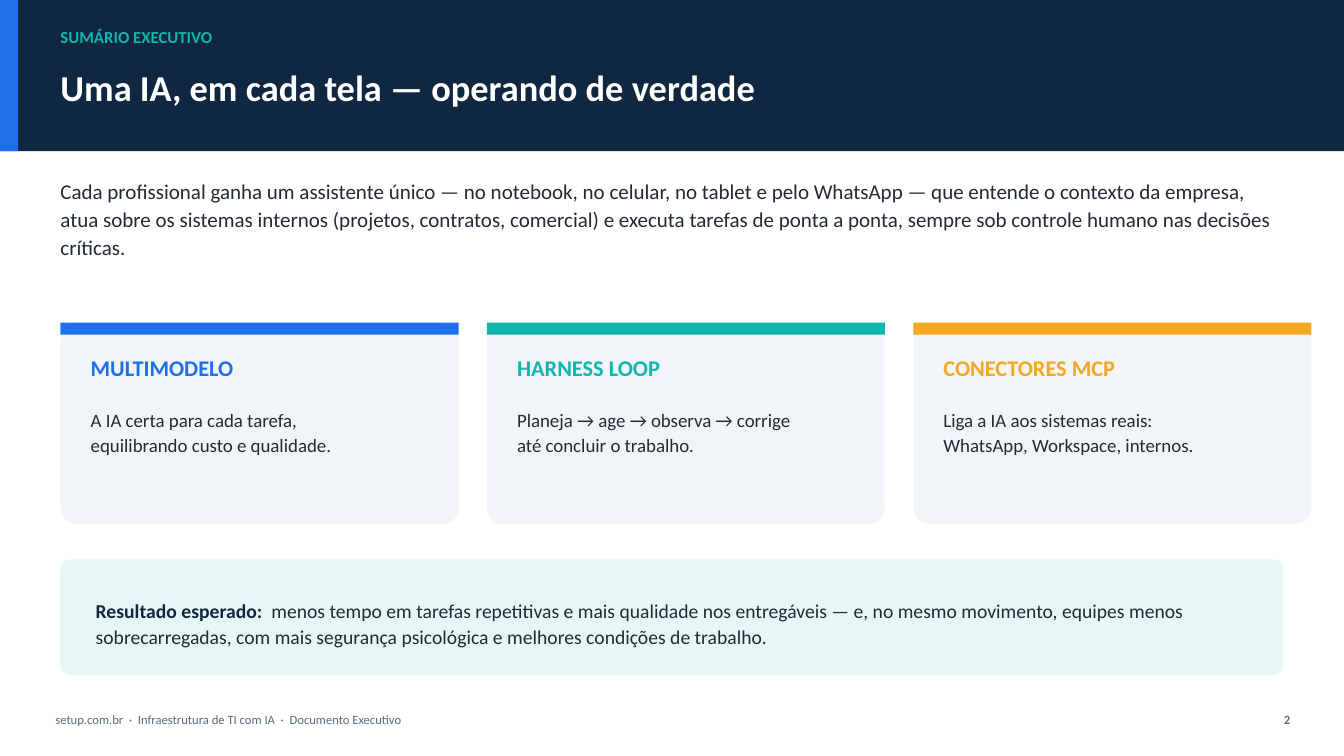
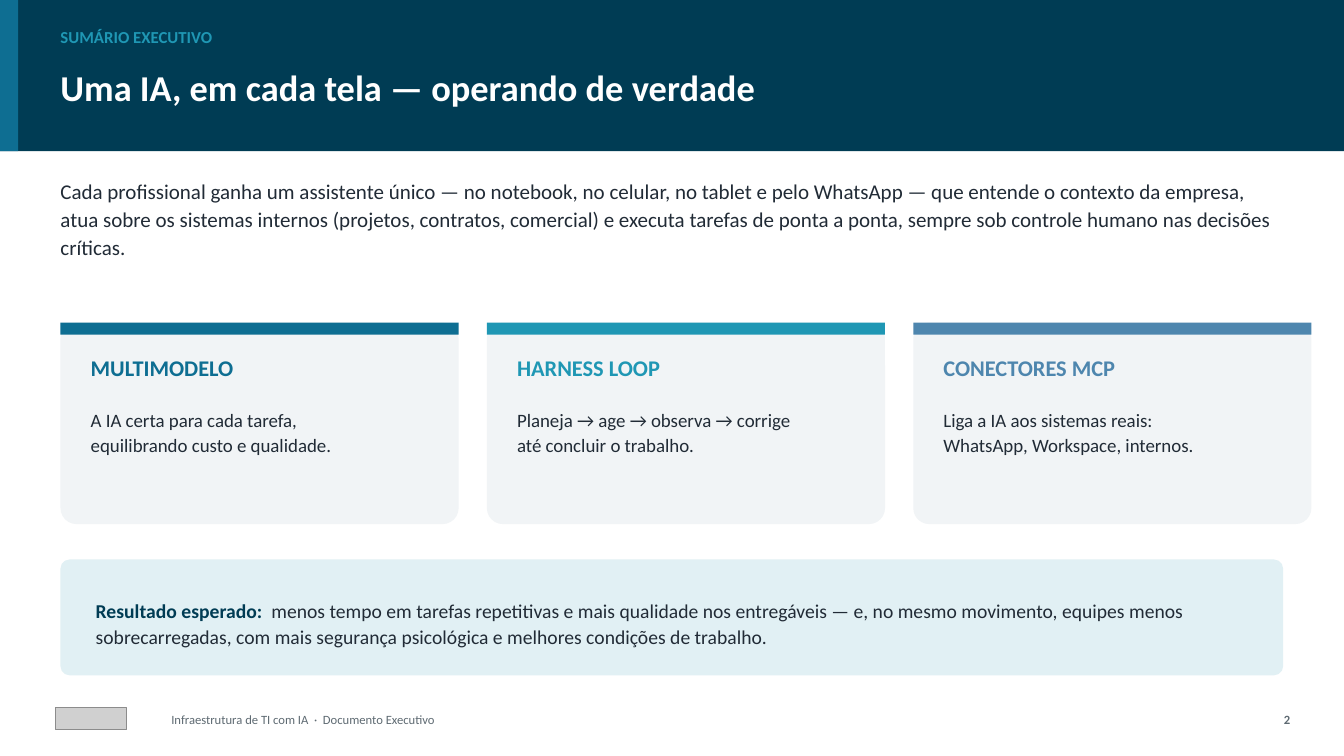
Before and after one commit to rstoi/rstoi, a slide deck: slide 2 of docs/Infraestrutura-IA-setup.com.br.pptx. Drawn at 1344x756 pixels with LibreOffice and Linux fonts; fonts in the diff are those of the drawing; grey boxes stand for pictures. Boxes give left, top, right and bottom in pixels: in the first picture for what was removed or moved away, otherwise in the second. Text is boxed around its words. In the diff, an @@ line names an element or a change of style, - is before the commit and + after.

```diff
--- a/docs/Infraestrutura-IA-setup.com.br.pptx
+++ b/docs/Infraestrutura-IA-setup.com.br.pptx
@@ rectangle at (x1=0, y1=0, x2=1344, y2=151): fill #0F2740 to #003C54 @@
@@ rectangle at (x1=0, y1=0, x2=18, y2=151): fill #1F6FEB to #0E6E92 @@
@@ text "SUMÁRIO EXECUTIVO" at (x1=60, y1=30, x2=212, y2=43): text colour #0FB5AE to #1F97B4 @@
@@ rectangle at (x1=60, y1=323, x2=459, y2=335): fill #1F6FEB to #0E6E92 @@
@@ rectangle at (x1=487, y1=323, x2=885, y2=335): fill #0FB5AE to #1F97B4 @@
@@ fill #F2F5F8 to #F1F4F6 in 3 elements at (x1=60, y1=323, x2=459, y2=524), (x1=487, y1=323, x2=885, y2=524), (x1=913, y1=323, x2=1312, y2=524) @@
@@ rectangle at (x1=913, y1=323, x2=1312, y2=335): fill #F5A623 to #4E86AE @@
@@ text "MULTIMODELO" at (x1=91, y1=361, x2=234, y2=376): text colour #1F6FEB to #0E6E92 @@
@@ text "HARNESS LOOP" at (x1=517, y1=361, x2=660, y2=376): text colour #0FB5AE to #1F97B4 @@
@@ text "CONECTORES MCP" at (x1=943, y1=361, x2=1115, y2=376): text colour #F5A623 to #4E86AE @@
@@ rounded rectangle at (x1=60, y1=560, x2=1284, y2=676): fill #E6F7F6 to #E1F0F4 @@
@@ text "Resultado esperado: menos tempo em ..." at (x1=96, y1=604, x2=1183, y2=648): text colour #0F2740 to #003C54 in "Resultado esperado:" @@
@@ picture added at (x1=55, y1=708, x2=127, y2=730) @@
@@ text at (x1=171, y1=715, x2=435, y2=724): text changed; text colour #5B6B7B to #5E6A72 @@
-setup.com.br · Infraestrutura de TI com IA · Documento Executivo
+Infraestrutura de TI com IA · Documento Executivo
```
Also in this commit, not shown: 12 other slides changed, 15 other files.
